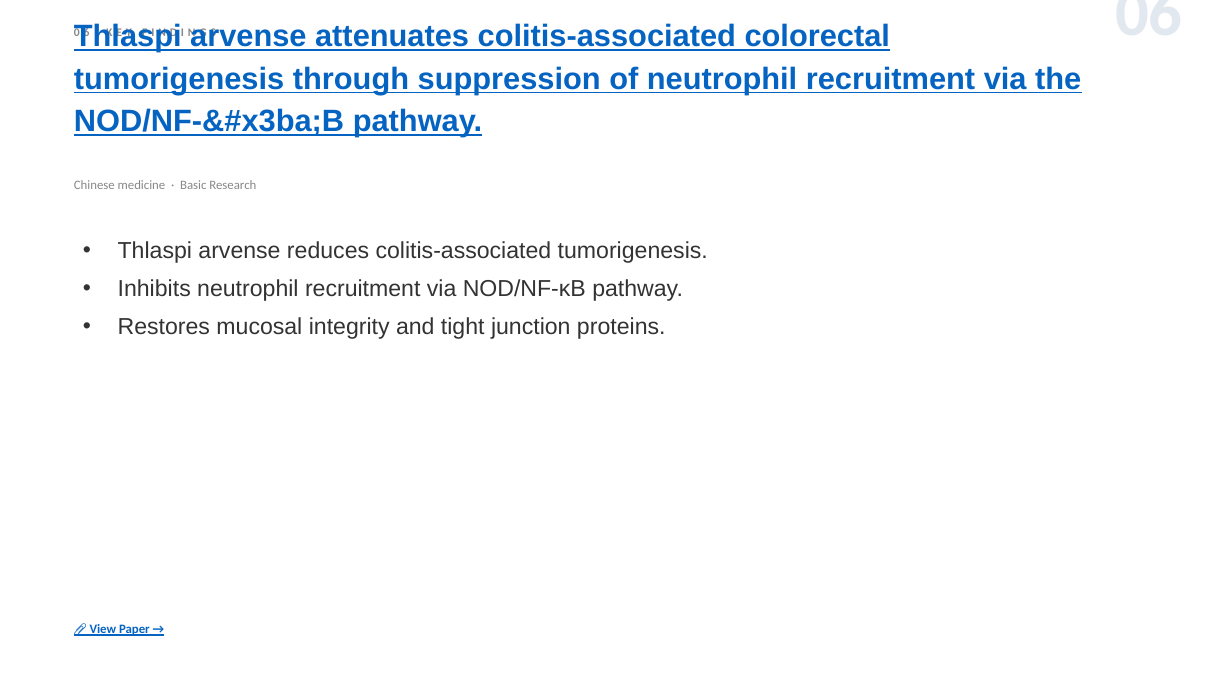
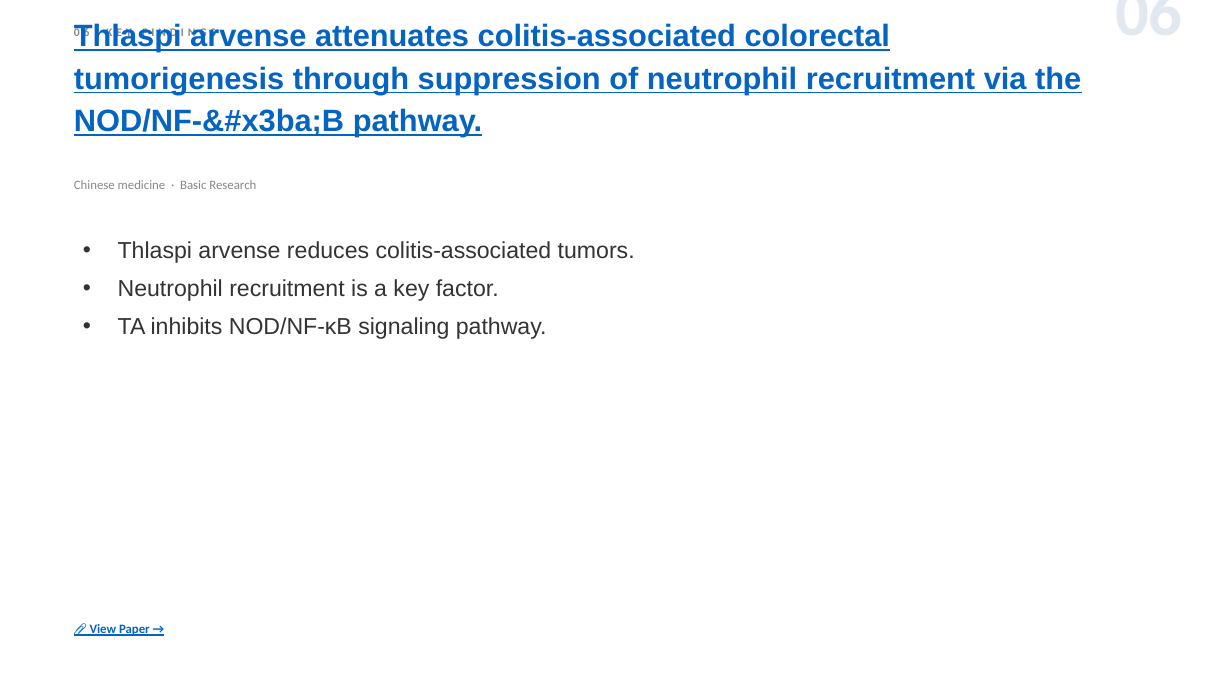
Before and after one commit to jejenhu-maker/colorectal-weekly-digest, a slide deck: slide 8 of docs/digest-en.pptx. Drawn at 1232x693 pixels with LibreOffice and Linux fonts; fonts in the diff are those of the drawing. Boxes give left, top, right and bottom in pixels: in the first picture for what was removed or moved away, otherwise in the second. Text is boxed around its words. In the diff, an @@ line names an element or a change of style, - is before the commit and + after.

```diff
--- a/docs/digest-en.pptx
+++ b/docs/digest-en.pptx
@@ text at [118, 241, 635, 339]: text changed @@
-• Thlaspi arvense reduces colitis-associated tumorigenesis.
-• Inhibits neutrophil recruitment via NOD/NF-κB pathway.
-• Restores mucosal integrity and tight junction proteins.
+• Thlaspi arvense reduces colitis-associated tumors.
+• Neutrophil recruitment is a key factor.
+• TA inhibits NOD/NF-κB signaling pathway.
```
Also in this commit, not shown: 10 other slides changed, 1 slide added, 3 other files.
